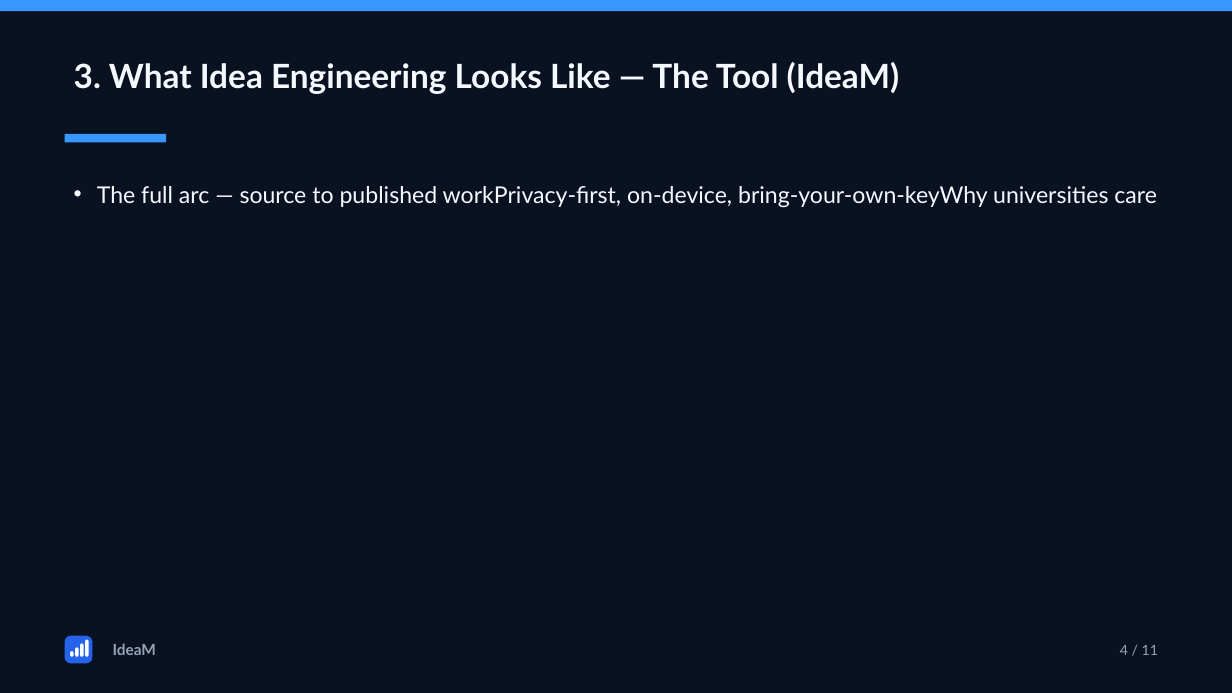
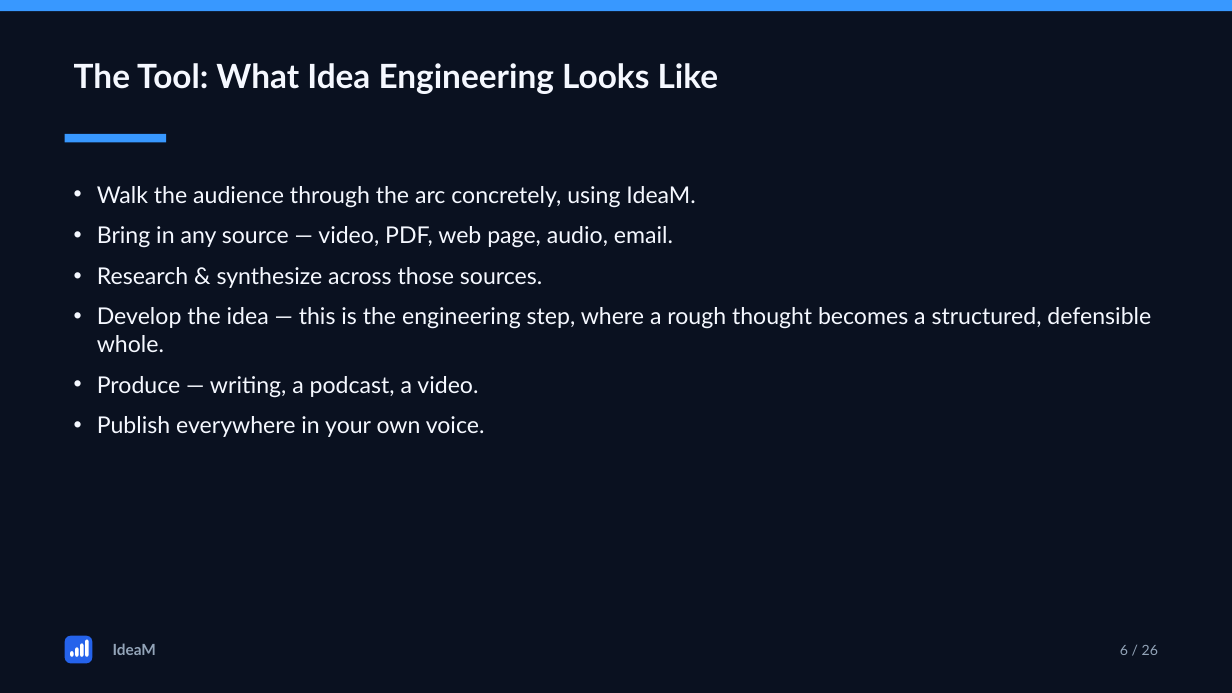
Before and after one commit to hjachter/IdiamPro, a slide deck: slide 6 of public/ideam-seminar.pptx (slide 4 before the commit). Drawn at 1232x693 pixels with LibreOffice and Linux fonts; fonts in the diff are those of the drawing. Boxes give left, top, right and bottom in pixels: in the first picture for what was removed or moved away, otherwise in the second. Text is boxed around its words. In the diff, an @@ line names an element or a change of style, - is before the commit and + after.

```diff
--- a/public/ideam-seminar.pptx
+++ b/public/ideam-seminar.pptx
@@ text at (74, 63, 719, 94): text changed @@
-3. What Idea Engineering Looks Like — The Tool (IdeaM)
+The Tool: What Idea Engineering Looks Like
@@ text at (97, 186, 1151, 437): text changed @@
-• The full arc — source to published workPrivacy-first, on-device, bring-your-own-keyWhy universities care
+• Walk the audience through the arc concretely, using IdeaM.
+• Bring in any source — video, PDF, web page, audio, email.
+• Research & synthesize across those sources.
+• Develop the idea — this is the engineering step, where a rough thought becomes a structured, defensible whole.
+• Produce — writing, a podcast, a video.
+• Publish everywhere in your own voice.
@@ text at (1120, 645, 1158, 655): text changed @@
-4 / 11
+6 / 26
```
Also in this commit, not shown: 8 other slides changed, 15 slides added, 3 other files.
